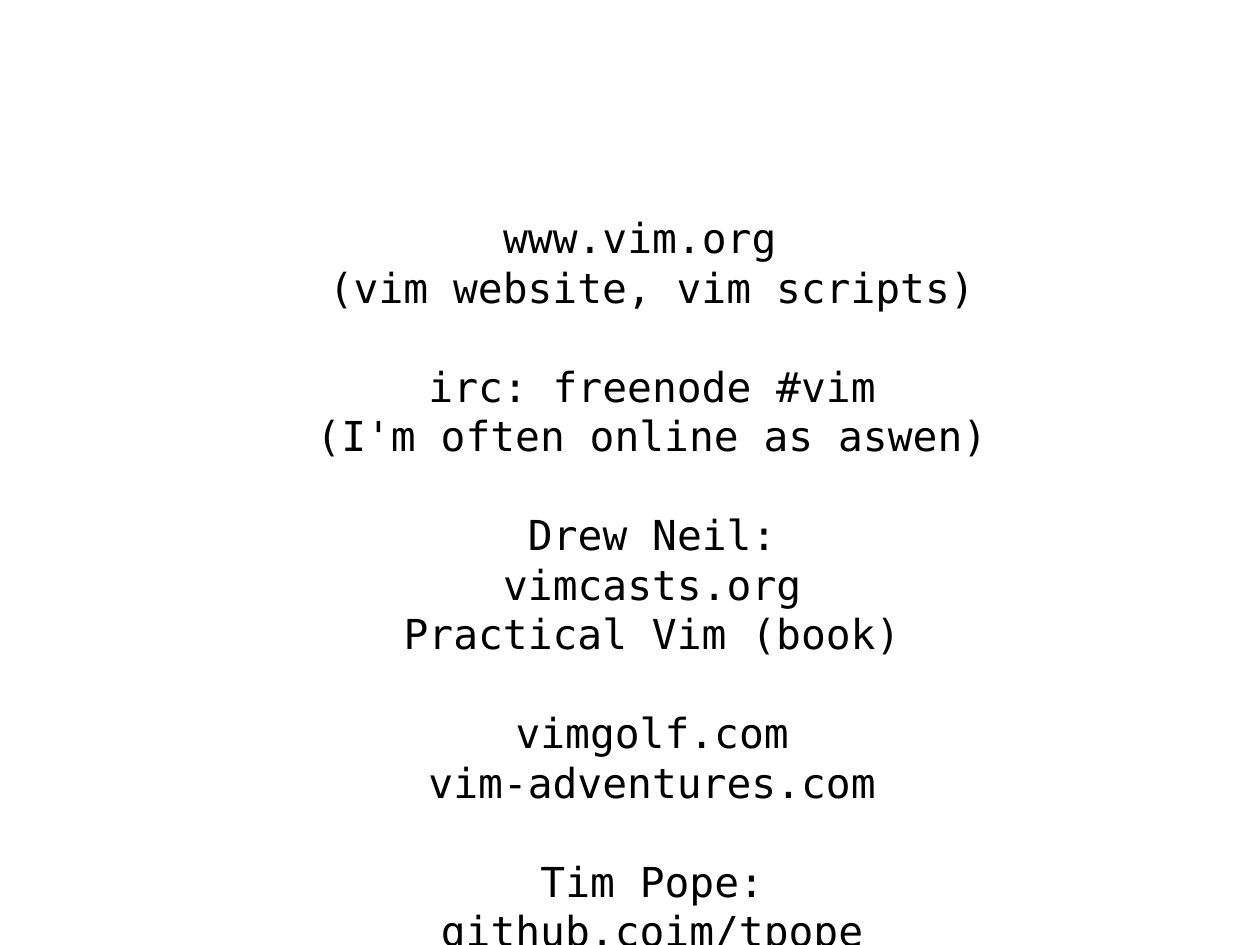
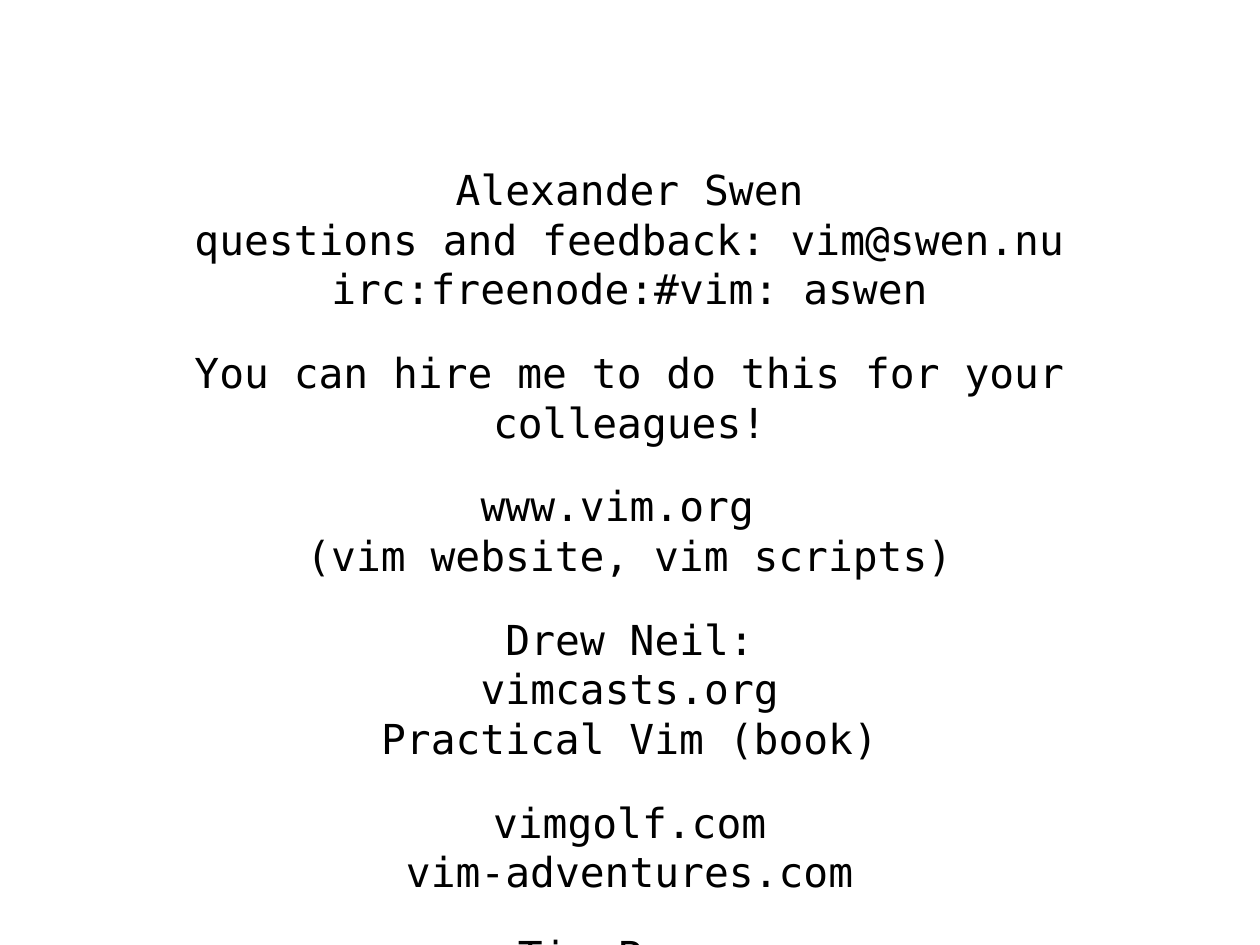
Before and after one commit to aswen/vim-workshop, a slide deck: slide 62 of presentation/vim.odp. Drawn at 1260x945 pixels with LibreOffice and Linux fonts; fonts in the diff are those of the drawing; background and template pictures are left out. Boxes give left, top, right and bottom in pixels: in the first picture for what was removed or moved away, otherwise in the second. Text is boxed around its words. In the diff, an @@ line names an element or a change of style, - is before the commit and + after.

Commit message:
Updates handouts and adds contactinfo and request for feedback

```diff
--- a/presentation/vim.odp
+++ b/presentation/vim.odp
@@ text at [194,173,1064,888]: text changed @@
-github.coim/tpope
+github.com/tpope
@@ text "Alexander Swen": place and size @@
-text "Alexander Swen" at [316,221,987,906]
+text "Alexander Swen" at [194,173,1064,888]
@@ text at [194,173,1064,447]: paragraphs added @@
+Alexander Swen
+questions and feedback: vim@swen.nu
+irc:freenode:#vim: aswen
+You can hire me to do this for your colleagues!
@@ text at [316,370,987,457]: paragraphs removed @@
-irc: freenode #vim
-(I'm often online as aswen)
```
Also in this commit, not shown: 1 other file.
